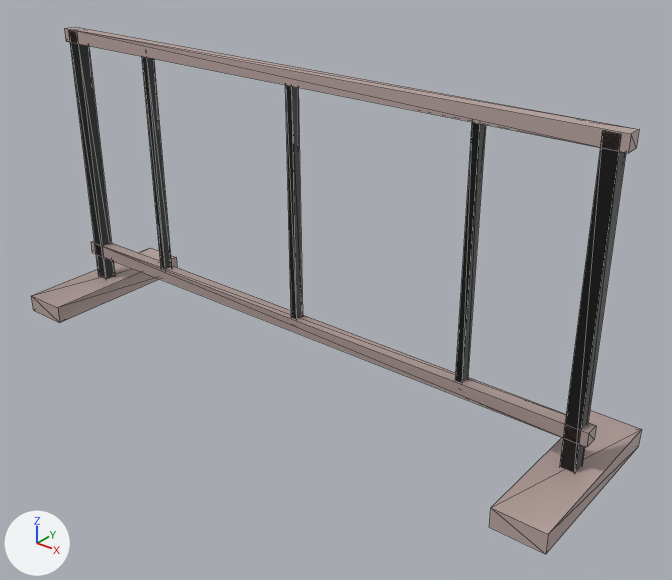
Before and after pictures for a commit that changed the glTF model public/assets/models/prop.crowd-fence.lod2.glb.
Before and after are seen from a camera (50 mm lens) standing at (1.99, -2.26, 1.79) and looking at (0.17, 0.02, 0.38). Lighting does not change. The marker at lower left points along +X, +Y and +Z. The first picture is the older version. Mesh edges are drawn as thin lines. Where no turn or scale is listed for an object, it has been applied to the vertices. Vertices at exactly the same position are counted once.
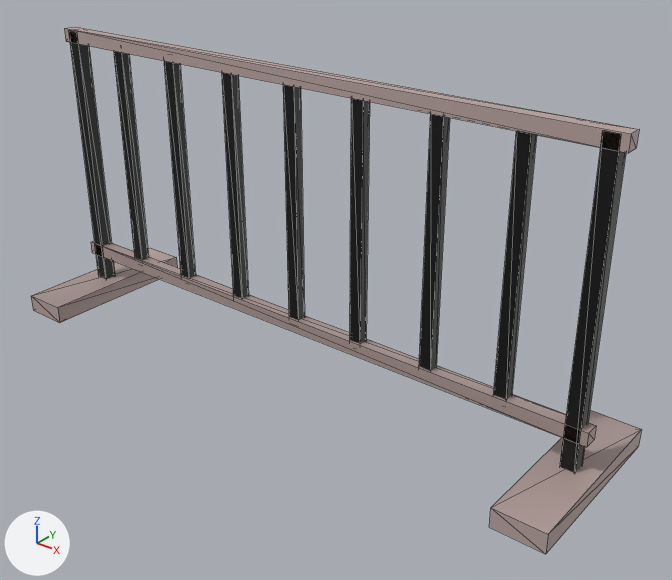
Pixel boxes [x1, y1, x2, y2] of what changed, in the pictures (672 x 580 px; the box of a moved part takes in the faces that stretch with it):
part 1 of me_mesh_0, moved or reshaped: before [455, 122, 486, 383]; after [222, 73, 249, 299]
part 2 of me_mesh_0, added: after [283, 85, 305, 320]
part 3 of me_mesh_0, added: after [350, 98, 370, 344]
part 4 of me_mesh_0, added: after [419, 114, 450, 371]
part 5 of me_mesh_0, added: after [494, 131, 537, 400]
part 6 of me_mesh_0, moved or reshaped: before [142, 57, 171, 269]; after [114, 51, 149, 260]
part 7 of me_mesh_0, moved or reshaped: before [286, 85, 302, 319]; after [164, 61, 195, 278]
part 8 of me_mesh_0, edited (looks the same): [31, 258, 641, 534] in both

Edits to the bpy script that builds the scene:
```text
Change me_mesh_0:
    used by ob_mesh_0; location = (0.0, 0.0, 0.562)
    verts and faces of me_mesh_0; kept vertices keep their numbers, new ones are numbered from 72
    before: 48 (-0.71, -0.02, -0.36) at pixel (161, 273), 49 (-0.71, -0.02, 0.54), 50 (-0.71, 0.02, 0.54), 51 (-0.71, 0.02, -0.36), 52 (-0.69, 0.02, 0.54)
    before: 53 (-0.69, 0.02, -0.36), 54 (-0.69, -0.02, 0.54), 55 (-0.69, -0.02, -0.36)
    before: 56 (-0.01, -0.02, -0.36), 57 (-0.01, -0.02, 0.54), 58 (-0.01, 0.02, 0.54), 59 (-0.01, 0.02, -0.36), 60 (0.01, 0.02, 0.54)
    before: 61 (0.01, 0.02, -0.36), 62 (0.01, -0.02, 0.54), 63 (0.01, -0.02, -0.36)
    remove me_mesh_0.from_pydata(...)  # 72 vertices, 108 faces; spans x -1.19..1.19, y -0.33..0.33, z -0.56..0.56
    add me_mesh_0.from_pydata(...)  # 104 vertices, 156 faces; spans x -1.19..1.19, y -0.33..0.33, z -0.56..0.56
    me_mesh_0 part 1: the loose piece of 8 vertices spanning x 0.69..0.71, y -0.02..0.02, z -0.36..0.54 is moved by (-0.98, 0.0, 0.0)
    me_mesh_0 part 2: a new loose piece, a box spanning x -0.023..0.023, y -0.018..0.018, z -0.363..0.537, in mat_pal_sidewalk
    me_mesh_0 part 3: a new loose piece, a box spanning x 0.257..0.302, y -0.018..0.018, z -0.363..0.537, in mat_pal_sidewalk
    me_mesh_0 part 4: a new loose piece, a box spanning x 0.548..0.593, y -0.018..0.018, z -0.363..0.537, in mat_pal_sidewalk
    me_mesh_0 part 5: a new loose piece, a box spanning x 0.827..0.873, y -0.018..0.018, z -0.363..0.537, in mat_pal_sidewalk
    me_mesh_0 part 6
    add for i in [*range(48, 52)]: verts[i] += (-0.16, 0.0, 0.0)
    add for i in [*range(52, 56)]: verts[i] += (-0.14, 0.0, 0.0)
    me_mesh_0 part 7
    add for i in [*range(56, 60)]: verts[i] += (-0.58, 0.0, 0.0)
    add for i in [*range(60, 64)]: verts[i] += (-0.56, 0.0, 0.0)
    me_mesh_0 part 8: 7 kept faces spanning x -1.19..1.19, y -0.33..0.33, z -0.56..-0.49 get new vertex colours; the middle colour goes from white #f5f5f5 to white #f3f3f3
```
